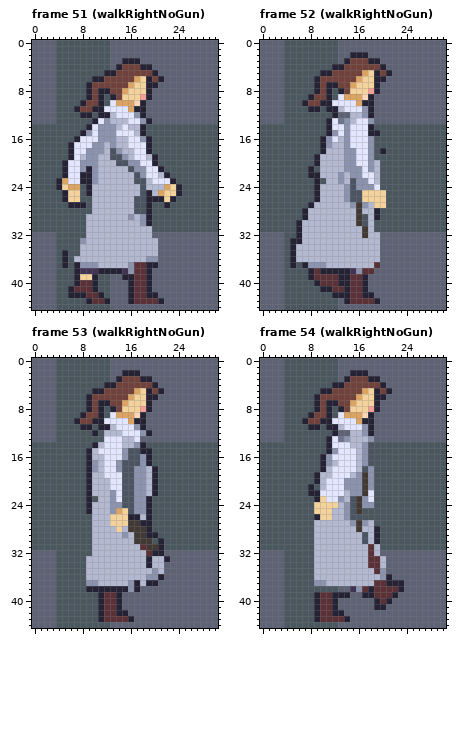
One commit to this pixel-art file: rawAssets/animations/Flipside_Player_Model_AllAnims_Cropped.aseprite. The picture above is the old version.
31x45 pixels, 73 frames. Shown: frame 51 (walkRightNoGun), frame 52 (walkRightNoGun), frame 53 (walkRightNoGun), frame 54 (walkRightNoGun). The commit also changed other frames, which this record leaves out.
Once edited:
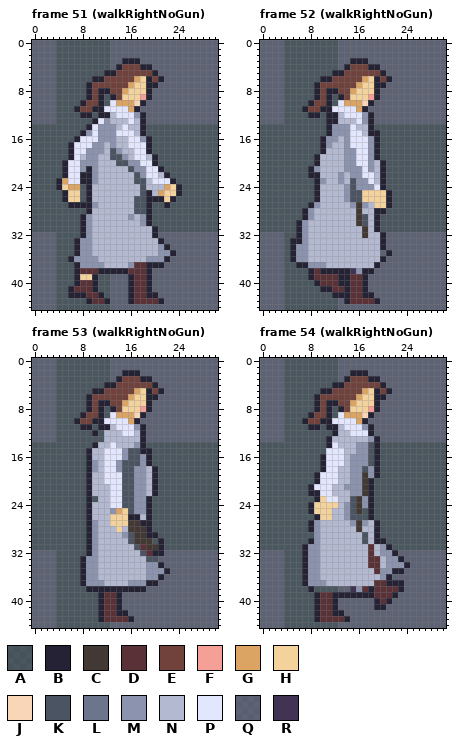
Palette (. is transparent): A #242234a9  B #242234  C #423934  D #5b3138  E #71413b  F #f5a097  G #dba463  H #f4d29c  J #fad6b8  K #4a5462  L #6d758d  M #8b93af  N #b3b9d1  P #e3e6ff  Q #403353a9  R #403353
Change:
layer "Layer 2" removed
Frame 51 (walkRightNoGun), layer "Sprite Sheet":
y 11: x 18 B -> Q
y 13: x 17..19 PMB -> NBQ
y 26: x 9 A -> B
y 27: x 9..10 AN -> BM
y 28: x 9 A -> B
y 29..30: x 8..9 AN -> BM
y 31: x 8..9 AN -> BM; x 20 A -> B
y 32: x 8..9 AN -> BM; x 20 Q -> B
y 33: x 7 A -> B; x 9 N -> M; x 21 Q -> B
y 34: x 7..9 ANN -> BMM; x 21..22 QQ -> MB
y 35: x 5 B -> A; x 7..9 ANN -> BMM; x 21..23 QQQ -> MMB
y 36: x 5..10 BANNNN -> ABMMMM; x 21..22 QQ -> MB
y 37: x 5 B -> A; x 11 N -> M; x 21 Q -> B
y 38: x 8..10 RRR -> DDD; x 15..16 RM -> BD
y 39: x 15 B -> Q
Frame 52 (walkRightNoGun), layer "Sprite Sheet":
y 2: x 15..17 BBB -> QQQ
y 3: x 14..19 BEEEBB -> QBBBQQ
y 4: x 12..14 BBE -> AQB; x 18..20 EEB -> BBQ
y 5: x 10..13 BBEE -> AABB; x 17..21 GHBEB -> EEEBQ
y 6: x 9..11 BEE -> ABB; x 16..17 GH -> EG; x 20..21 BQ -> EB
y 7: x 11..12 BB -> EE; x 15..16 GH -> EG; x 20 Q -> B
y 8: x 12..13 AB -> BE; x 15 H -> G; x 18 F -> H
y 9: x 8..9 BE -> AB; x 13..19 PGGGJBQ -> BEHHHFB
y 10: x 7..8 BE -> AB; x 10 B -> E; x 12 P -> A; x 14..15 PP -> GG; x 17 B -> J
y 11: x 7..10 ABBA -> BEEB; x 12..13 BN -> PP; x 16..18 PMB -> GBQ
y 12: x 8..9 AA -> BB; x 11 A -> B; x 13..16 QQNN -> NPPP
y 13: x 12..14 PLM -> BNN; x 17..18 PM -> MB
y 14: x 12..13 PP -> MM; x 16..17 PP -> NN
y 15: x 13 P -> M; x 17 P -> N
y 16: x 12 P -> M; x 19 A -> B
y 17: x 19 A -> B
y 18: x 19..20 AB -> BA
y 19: x 19 A -> B
y 20: x 20 A -> B
y 21: x 9 A -> M; x 20 A -> B
y 22: x 20 A -> B
y 23: x 10 A -> M; x 20 A -> B
y 24: x 20 A -> B
y 25..26: x 21 A -> B
y 27: x 9 N -> M; x 21 A -> B
y 28: x 8 N -> M; x 20 A -> B
y 29: x 8 N -> M
y 30..31: x 7 N -> M; x 19 A -> B
y 32..33: x 7 N -> M; x 20 Q -> B
y 34: x 6..7 NN -> MM; x 20 Q -> B
y 35: x 6..7 NN -> MM; x 21 Q -> B
y 36: x 6..7 NN -> MM; x 20 Q -> B
y 37: x 5..6 BA -> AB; x 19 D -> B
y 38: x 17..18 DD -> BB
Frame 53 (walkRightNoGun):
y 10: x 18 B -> Q
y 12: x 17..19 PMB -> NBQ
y 13: x 12..14 PPP -> NNN; x 17..18 PQ -> NB
y 14: x 12 P -> N; x 14 P -> N
y 15: x 11 P -> N
y 20: x 12 N -> P
y 22..23: x 13 M -> P
y 24: x 13..14 MM -> PP
y 26: x 9 A -> B
y 27..28: x 9..10 AN -> BM
y 29..30: x 9..10 AN -> BM; x 16 N -> K
y 31: x 9..10 AN -> BM; x 17 N -> K
y 32: x 9..10 AN -> BM; x 18 N -> K
y 33: x 8..10 ANN -> BMM; x 19..22 BNNB -> KKQQ
y 34: x 8..10 ANN -> BMM; x 19..21 BNN -> MMB
y 35: x 8..10 ANN -> BMM; x 19 N -> M; x 21..22 NQ -> MB
y 36: x 8..10 ANN -> BMM
y 37: x 8 A -> B; x 11 N -> M; x 17..18 BN -> MM
y 38: x 16 M -> B; x 18 Q -> B
Frame 54 (walkRightNoGun), layer "Sprite Sheet":
y 10: x 18 B -> Q
y 12: x 13..17 QQNNM -> NNPPP
y 13: x 12..14 PLM -> NNN; x 19 Q -> B
y 14: x 13..14 PP -> NN; x 16 N -> M; x 19 A -> B
y 15: x 11..12 BM -> PP; x 14..16 PPN -> NNM; x 19 A -> B
y 16: x 11 M -> P; x 14..16 PPN -> NMM; x 19 A -> B
y 17: x 11..12 MN -> PP; x 14..16 PPN -> NMM; x 19 A -> B
y 18: x 11 N -> P; x 13..16 PPPN -> NNMM; x 19 A -> B
y 19: x 10..11 NN -> PP; x 13..15 PPN -> NNM; x 19 A -> B
y 20: x 10 N -> P; x 13..14 PM -> NN; x 18 M -> B
y 21: x 9..10 AN -> PP; x 12..13 PP -> NN; x 18 M -> B
y 22: x 12..13 PP -> NN; x 18 P -> B
y 23: x 13 M -> N; x 18 P -> B
y 24: x 8 A -> B; x 18 M -> B
y 25: x 8 A -> B; x 18 A -> B
y 26: x 18 A -> B
y 27: x 8..9 AN -> BM; x 19 A -> B
y 28: x 8..9 AN -> BM
y 29: x 9 N -> M
y 30: x 8..9 AN -> BM; x 20 A -> B
y 31: x 7..9 AAN -> BMM; x 20..21 AA -> MB
y 32: x 7..9 AAN -> BMM; x 20..22 QQQ -> MMB
y 33: x 7..9 AAN -> BMM; x 21..23 QQQ -> MMB
y 34: x 7..9 AAN -> BMM; x 21..24 QQQQ -> MMMB
y 35: x 7..9 AAN -> BMM; x 21..23 QQQ -> MBB
y 36: x 7..9 AAN -> BMM
y 37: x 7..8 AA -> BM
y 38: x 8 A -> B
y 39: x 15..16 QQ -> BB
Changed places in both pictures, as pixel boxes (x1, y1, x2, y2):
changed: (134, 106, 152, 124)
changed: (62, 196, 104, 274)
changed: (152, 226, 176, 268)
changed: (122, 268, 134, 280)
changed: (290, 52, 392, 274)
changed: (80, 418, 170, 592)
changed: (302, 418, 410, 592)
changed: (350, 592, 362, 598)
